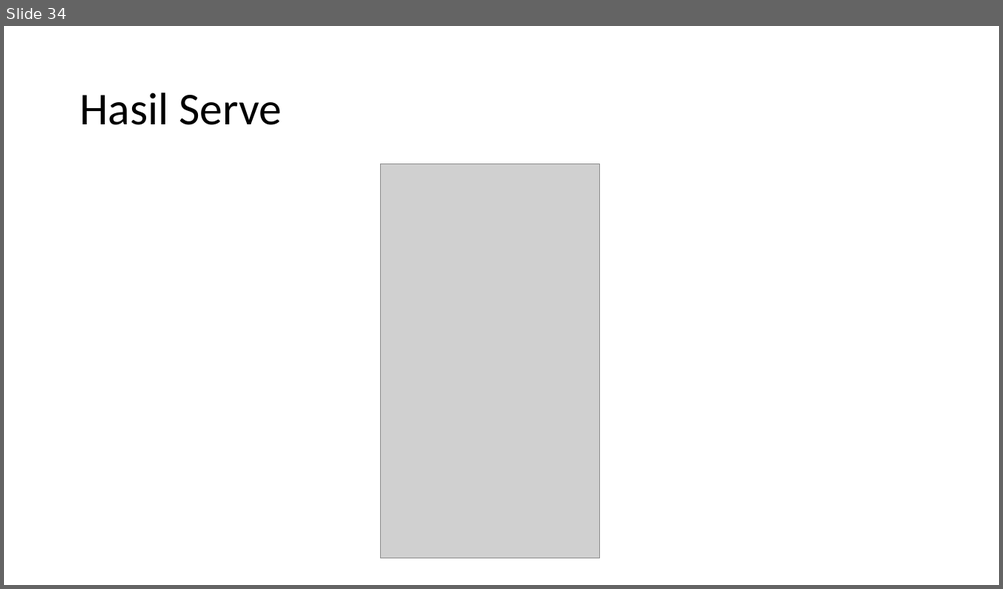
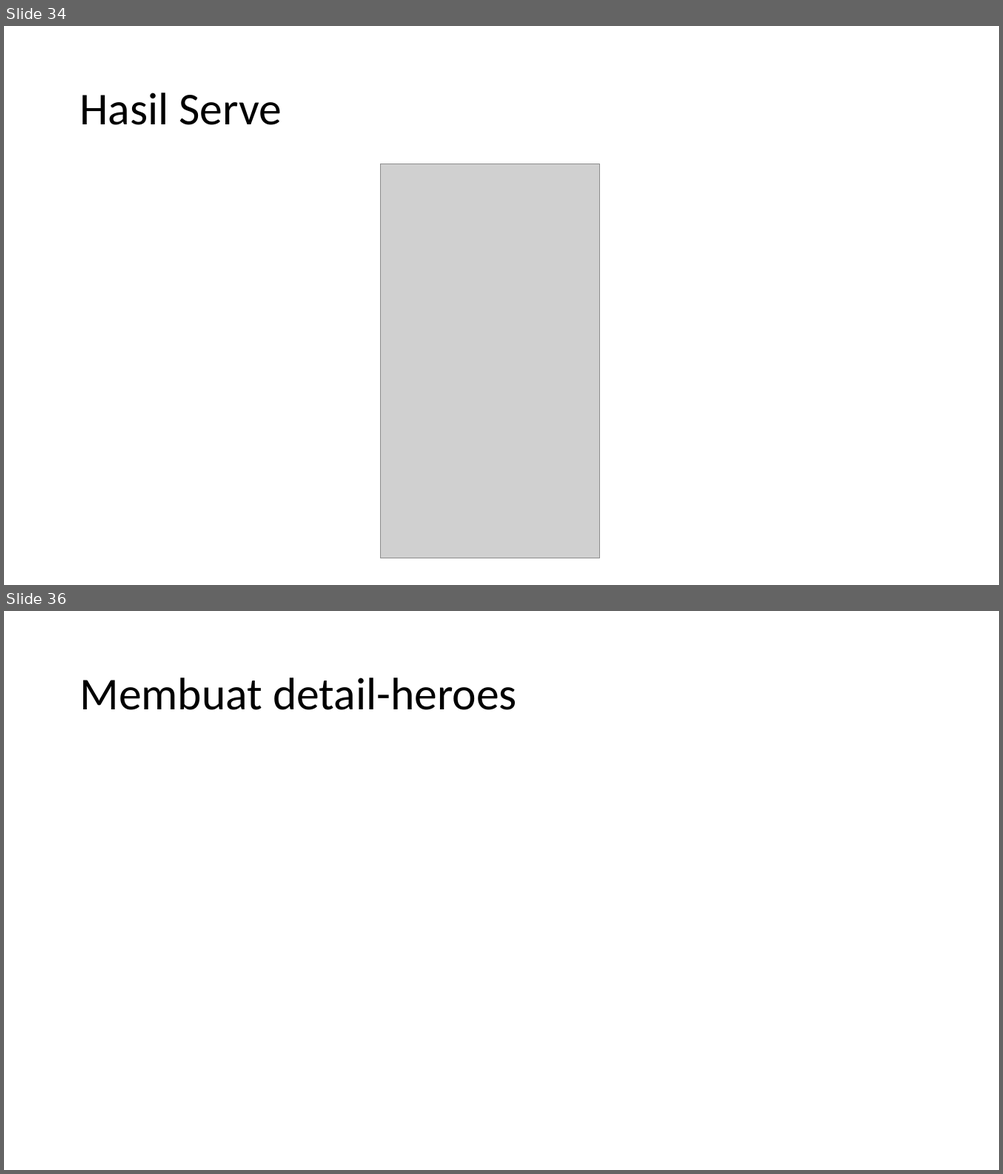
Before and after one commit to alifrazanit/ngodingBareng, a slide deck: Week 6.pptx. Shown one above the other, each under a label of ours: slide 34 before the commit, slides 34 and 36 after it; the slides between them are not shown. The pictures are 1003x589 and 1003x1174 pixels, drawn with LibreOffice and Linux fonts; fonts in the diff are those of the drawing; grey boxes stand for pictures. Boxes give left, top, right and bottom in pixels: in the first picture for what was removed or moved away, otherwise in the second. Text is boxed around its words. In the diff, an @@ line names an element or a change of style, - is before the commit and + after.

```diff
--- a/Week 6.pptx
+++ b/Week 6.pptx
@@ slide 36 added at [4, 611, 999, 1170], background #FFFFFF @@
@@ title added at [79, 678, 517, 710], 44 pt, text #000000 @@
+Membuat detail-heroes
```
Also in this commit, not shown: 1 slide changed.
